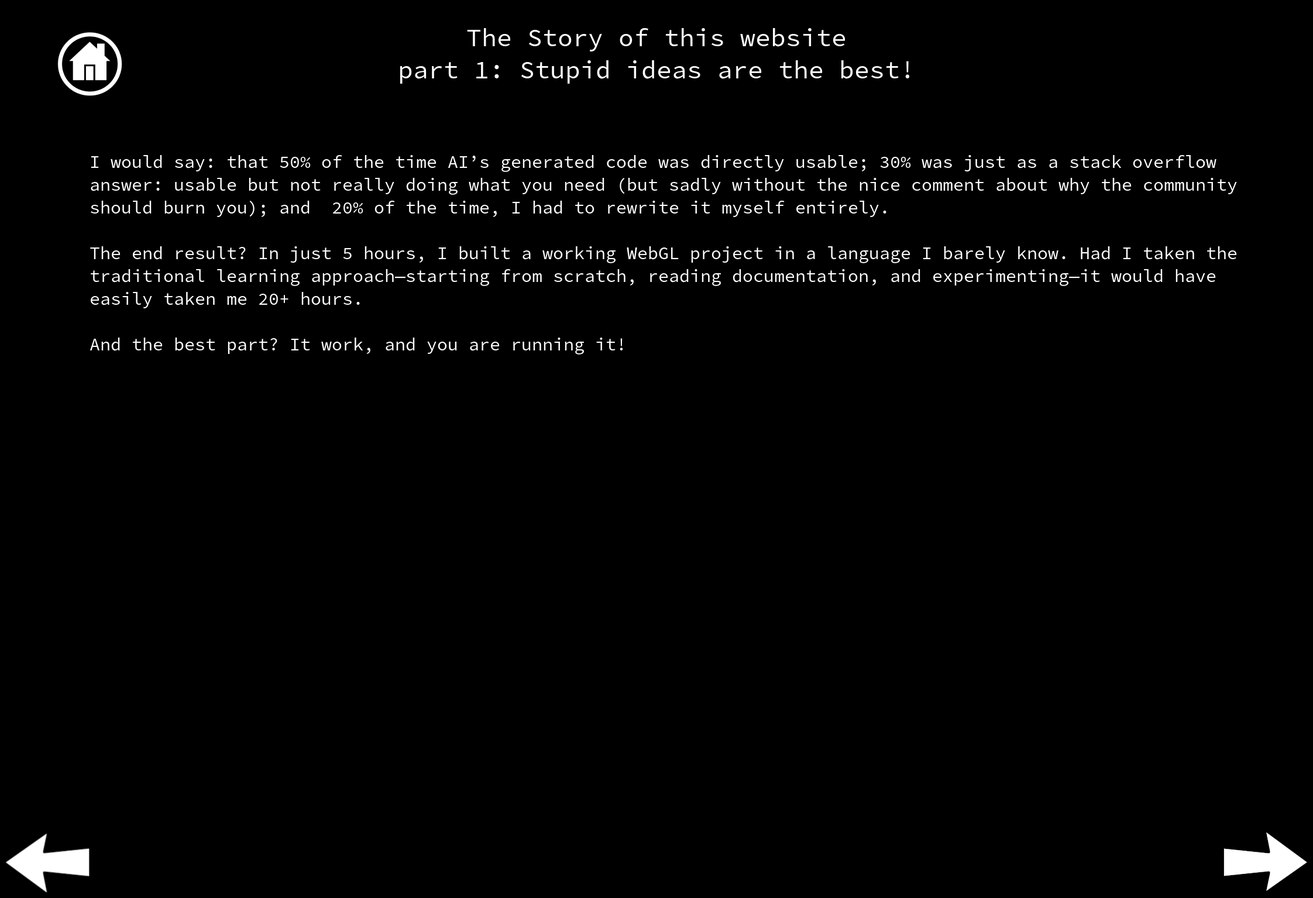
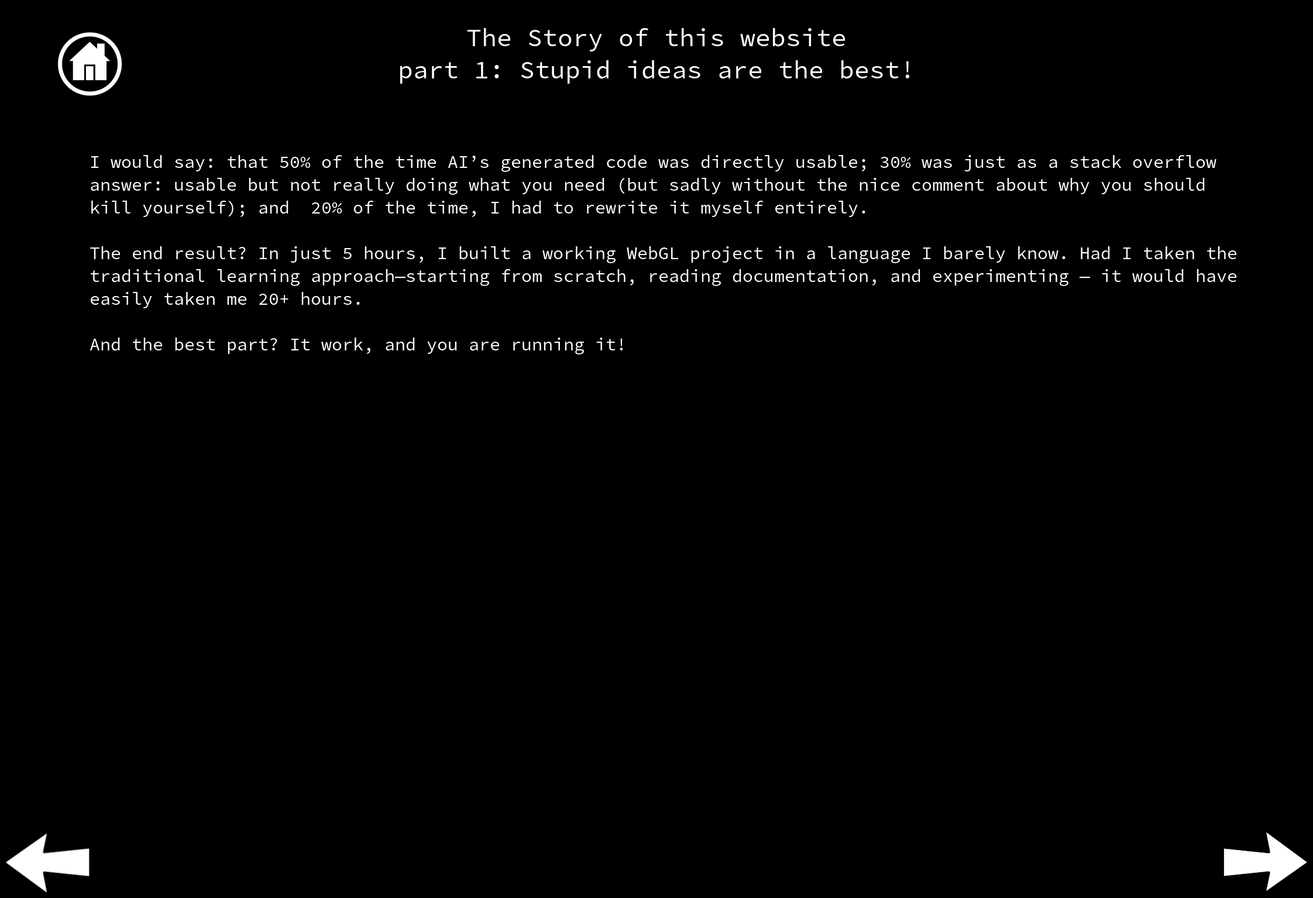
Layered file, before and after one edit (1313 × 898). Changes by layer:
painted on "I would say: that 50% of the t..." over [90, 177, 1238, 283]
